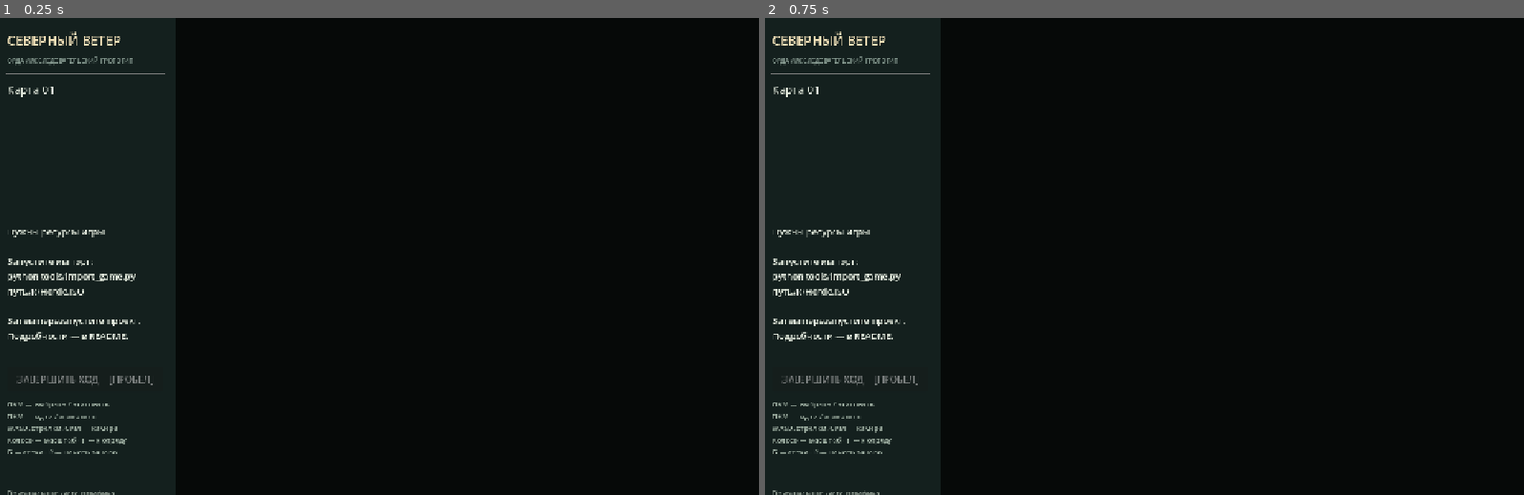
Above: before the commit, frames 1-2 (left to right).
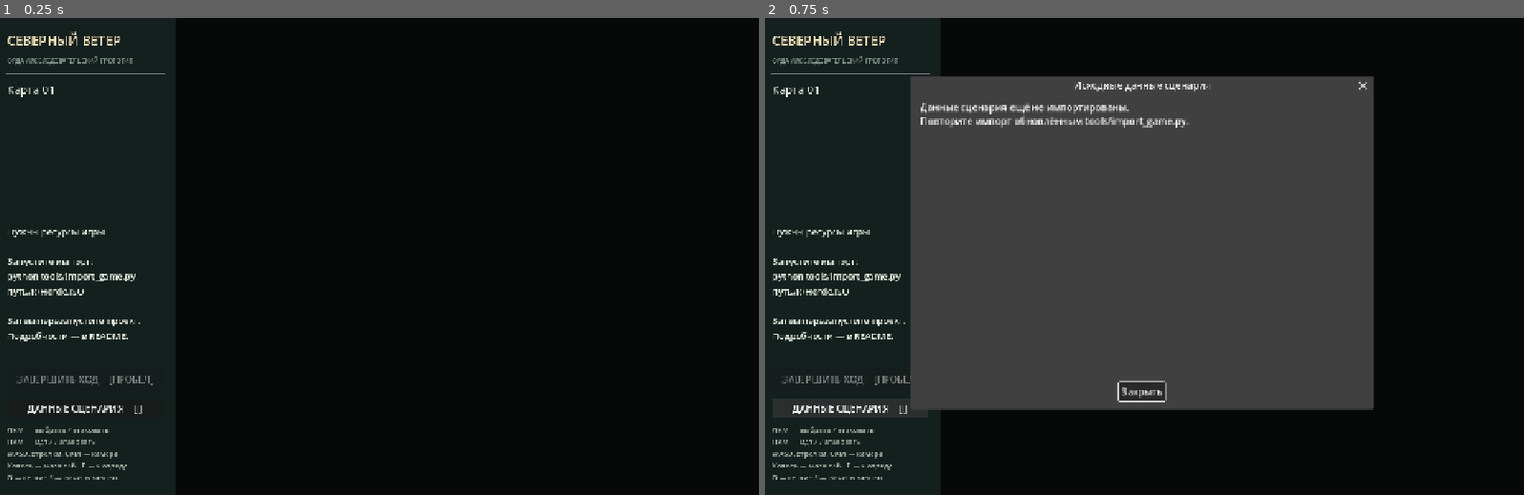
Above: after the commit, the same moments.

Repository: AlexandrVolkov/northwind
Game: Godot game, scene res://scenes/main.tscn
The game is run twice, just before and just after one commit, with the same random seed, the same clock (stepped at 60 frames per second) and the same inputs.
Inputs (mouse positions are in pixels of both pictures, inside the frame that each line leads up to):
- Up to frame 1 (0.25 s): no input
- Up to frame 2 (0.75 s): click (848, 409) at 0.5 s, where only the run after the commit has a clickable "ДАННЫЕ СЦЕНАРИЯ [I]"

The runs differ from the first frame. In frame 1, 0.7% of the frame differs, in the area x 1-19%, y 80-100%; in frame 2, 44%, in the area x 1-81%, y 12-100%.

Commit message:
Plan full game port and import original scenario metadata

Diff:
--- a/scripts/main.gd
+++ b/scripts/main.gd
@@ -27,6 +27,8 @@
 var minimap: TextureRect
 var dragging := false
 var minimap_marker: Control
+var scenario_dialog: AcceptDialog
+var scenario_text: RichTextLabel
 
 func _ready() -> void:
 	texture_filter = CanvasItem.TEXTURE_FILTER_NEAREST
@@ -160,6 +162,7 @@
 	elif event is InputEventKey and event.pressed and not event.echo:
 		match event.physical_keycode:
 			KEY_SPACE: finish_turn()
+			KEY_I: open_scenario()
 			KEY_G: show_grid = not show_grid
 			KEY_F: focus_selected()
 			KEY_R: restart()
@@ -280,6 +283,11 @@
 	end_button.focus_mode = Control.FOCUS_NONE
 	end_button.pressed.connect(finish_turn)
 	column.add_child(end_button)
+	var scenario_button := Button.new()
+	scenario_button.text = "ДАННЫЕ СЦЕНАРИЯ    [I]"
+	scenario_button.focus_mode = Control.FOCUS_NONE
+	scenario_button.pressed.connect(open_scenario)
+	column.add_child(scenario_button)
 	add_label(column, "ЛКМ — выбрать / атаковать\nПКМ — идти / атаковать\nWASD, стрелки, СКМ — камера\nКолесо — масштаб · F — к отряду\nG — сетка · R — начать заново", 12, Color("aebfb1"))
 	var spacer := Control.new()
 	spacer.size_flags_vertical = Control.SIZE_EXPAND_FILL
@@ -330,3 +338,34 @@
 	if route.size() > 1:
 		cell_label.text += "\nСтоимость маршрута: %d ОД" % model.route_cost(route)
 	log_label.text = "\n".join(model.events.slice(-4))
+
+func open_scenario() -> void:
+	if scenario_dialog == null:
+		scenario_dialog = AcceptDialog.new()
+		scenario_dialog.title = "Исходные данные сценария"
+		scenario_dialog.min_size = Vector2i(740, 520)
+		scenario_dialog.ok_button_text = "Закрыть"
+		ui.add_child(scenario_dialog)
+		scenario_text = RichTextLabel.new()
+		scenario_text.custom_minimum_size = Vector2(700, 450)
+		scenario_text.bbcode_enabled = false
+		scenario_text.selection_enabled = true
+		scenario_dialog.add_child(scenario_text)
+	var path := "res://assets/imported/scenario.json"
+	if not FileAccess.file_exists(path):
+		scenario_text.text = "Данные сценария ещё не импортированы.\nПовторите импорт обновлённым tools/import_game.py."
+	else:
+		var scenario: Variant = JSON.parse_string(FileAccess.get_file_as_string(path))
+		if not scenario is Dictionary or not scenario.has("slots"):
+			scenario_text.text = "Неверный scenario.json. Повторите импорт."
+		else:
+			var lines: Array[String] = ["Карта: %s · записей: %d" % [str(scenario.map_file), int(scenario.slot_count)],
+				"Имена и ссылки прочитаны из SCN. Порядок записей не определяет команду.",
+				"Размер OBE — число байтов, не число объектов. Расстановка в бою пока демонстрационная.", ""]
+			for slot in scenario.slots:
+				var leader := str(slot.leader_name) if not str(slot.leader_name).is_empty() else "(имя не задано)"
+				lines.append("Запись %d · %s" % [int(slot.slot_index) + 1, leader])
+				lines.append("Поселение: %s" % str(slot.settlement_name))
+				lines.append("%s · %d байт · смещение SCN: %d\n" % [str(slot.object_file), int(slot.object_bytes), int(slot.file_offset)])
+			scenario_text.text = "\n".join(lines)
+	scenario_dialog.popup_centered(Vector2i(760, 540))
--- a/tests/test_scene.gd
+++ b/tests/test_scene.gd
@@ -61,6 +61,10 @@
 	reset.pressed = true
 	scene._unhandled_input(reset)
 	check(scene.model.turn == 1 and scene.animations.is_empty(), "R resets battle and animations")
+	scene.open_scenario()
+	check(scene.scenario_dialog.visible, "Scenario dialog opens")
+	check(not scene.scenario_text.text.is_empty(), "Scenario dialog contains source information")
+	scene.scenario_dialog.hide()
 	for i in 5: await process_frame
 	if DisplayServer.get_name() != "headless":
 		await RenderingServer.frame_post_draw
Not shown, changed: docs/formats.md
Not shown, added: docs/port-plan.md
Not shown, changed: docs/reconstruction.md
